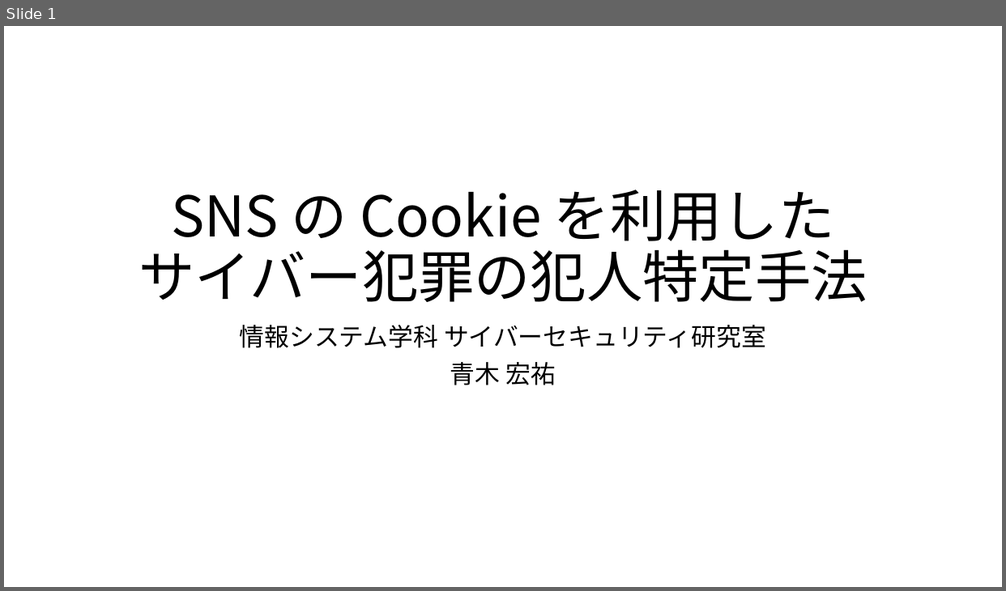
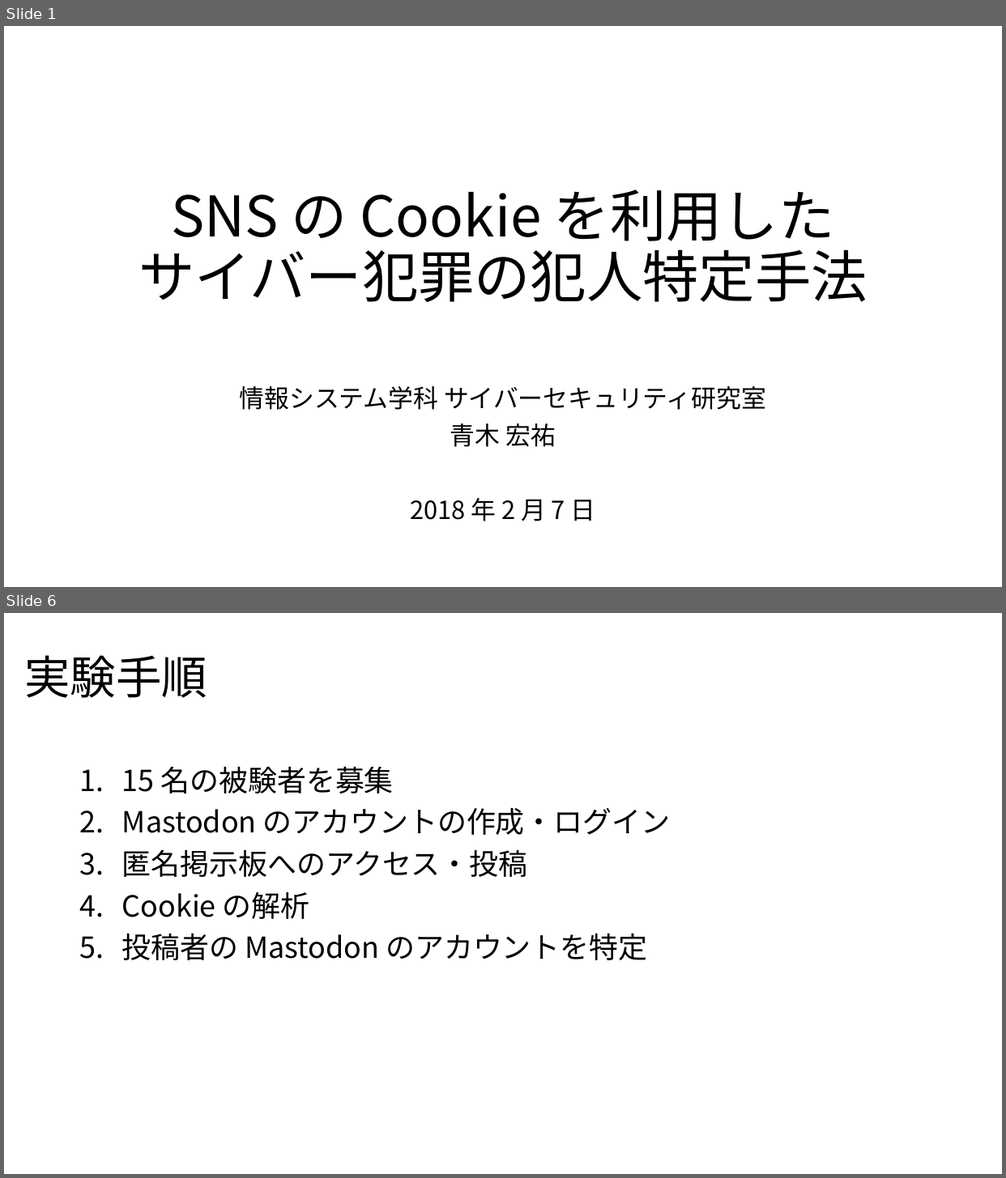
Before and after one commit to noraworld/graduation-thesis, a slide deck: presentation_slides.pptx. Shown one above the other, each under a label of ours: slide 1 before the commit, slides 1 and 6 after it; the slides between them are not shown. The pictures are 1006x591 and 1006x1178 pixels, drawn with LibreOffice and Linux fonts; fonts in the diff are those of the drawing. Boxes give left, top, right and bottom in pixels: in the first picture for what was removed or moved away, otherwise in the second. Text is boxed around its words. In the diff, an @@ line names an element or a change of style, - is before the commit and + after.

Commit message:
大まかなスライドを作成

```diff
--- a/presentation_slides.pptx
+++ b/presentation_slides.pptx
@@ slide 6 added at (4,613,1002,1174), background #FFFFFF @@
@@ title added at (24,655,207,698), 44 pt, text #000000 @@
+実験手順
@@ text added at (122,766,670,960), 28 pt, text #000000 @@
+1. 15 名の被験者を募集
+2. Mastodon のアカウントの作成・ログイン
+3. 匿名掲示板へのアクセス・投稿
+4. Cookie の解析
+5. 投稿者の Mastodon のアカウントを特定
@@ slide 1 changed as well @@
@@ subtitle "情報システム学科 サイバーセキュリティ研究室": place and size @@
-subtitle "情報システム学科 サイバーセキュリティ研究室" at (240,325,766,386)
+subtitle "情報システム学科 サイバーセキュリティ研究室" at (240,386,766,522)
@@ subtitle at (410,498,596,522): paragraph added @@
+2018 年 2 月 7 日
```
Also in this commit, not shown: 8 other slides added, 2 other files.
